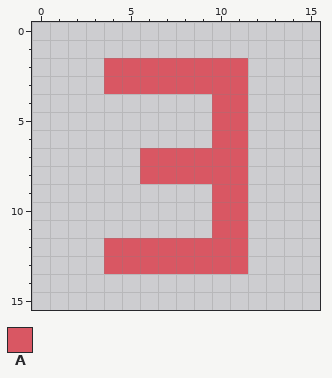
Pixel-art file, stored at Assets/ThreeMines.aseprite. The picture above was drawn from the file before the commit.
16x16 pixels, 1 frame.
Palette (. is transparent): A #d95763
The result:
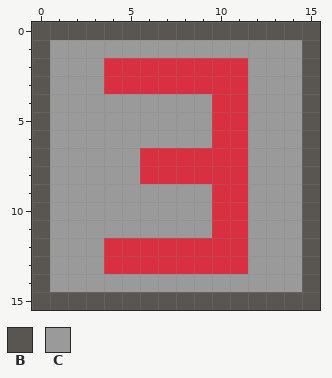
Colours new in this view: B #595652  C #9a9a9a
From the commit log: Art improvement and lots of mine logic
What changed:
layer "Layer 2" added
colour A: #d95763 -> #d93041
Changed rows in their new state; - is a pixel that keeps its letter.
Layer "Layer 2":
first column x 0:
 0 BBBBBBBBBBBBBBBB
 1 BCCCCCCCCCCCCCCB
 2 BCCC--------CCCB
 3 BCCC--------CCCB
 4 BCCCCCCCCC--CCCB
 5 BCCCCCCCCC--CCCB
 6 BCCCCCCCCC--CCCB
 7 BCCCCC------CCCB
 8 BCCCCC------CCCB
 9 BCCCCCCCCC--CCCB
10 BCCCCCCCCC--CCCB
11 BCCCCCCCCC--CCCB
12 BCCC--------CCCB
13 BCCC--------CCCB
14 BCCCCCCCCCCCCCCB
15 BBBBBBBBBBBBBBBB
Where, in picture pixels (left, top, right, bottom), the same in both pictures:
changed: (32, 22, 320, 310)
